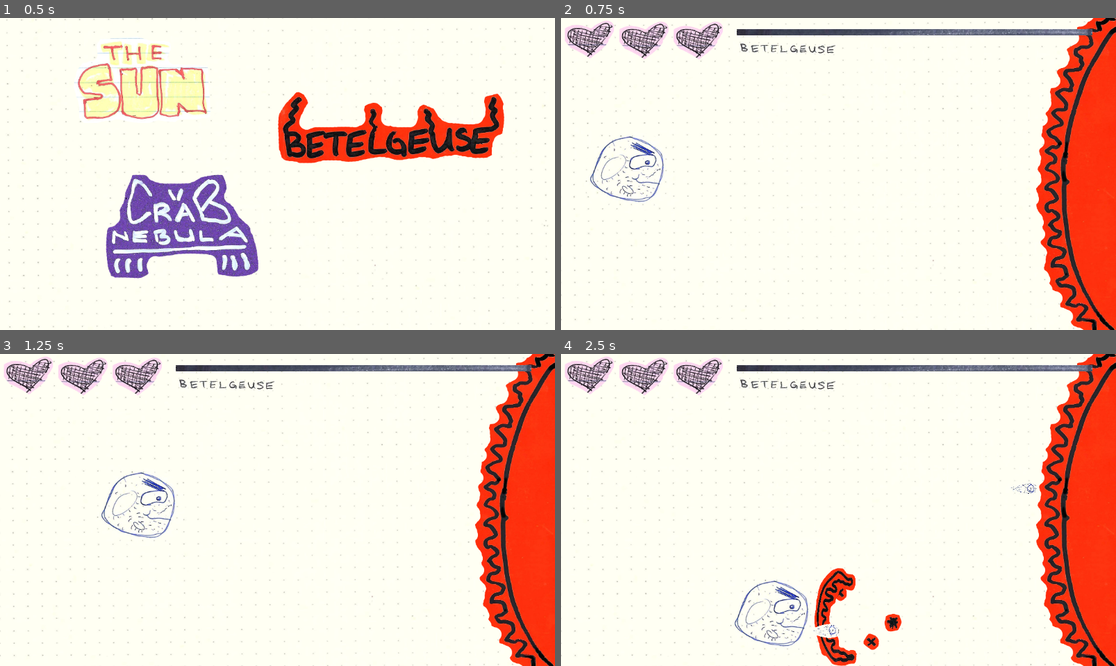
Above: before the commit, frames 1-4 (two rows, left to right).
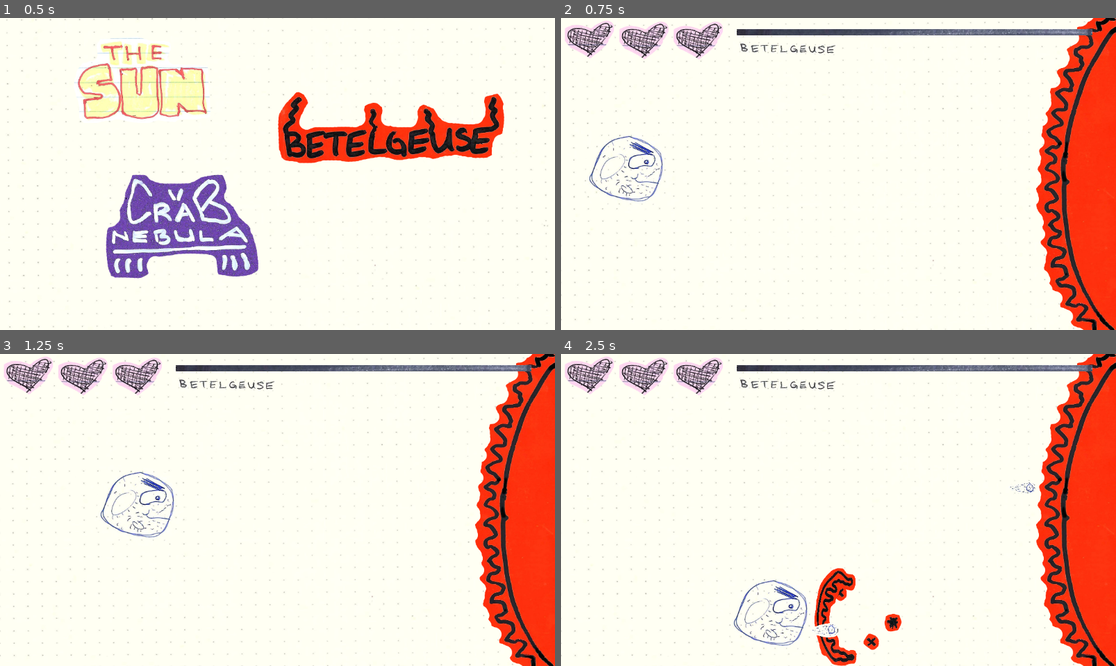
Above: after the commit, the same moments.

Repository: zirons1/Stargazing
Game: Godot game, scene res://scenes/menu.tscn
Same seed, same stepped clock (60 frames per second), same inputs: the game is played once before the commit and once after it. This scene is started directly instead of the project's main scene.
Inputs (mouse positions are in pixels of both pictures, inside the frame that each line leads up to):
- Up to frame 1 (0.5 s): no input
- Up to frame 2 (0.75 s): move the mouse to (960, 158) at 0.52 s; hold Right (player_right) from 0.53 s (still down); hold Space (space) from 0.53 s (still down); click (960, 158) at 0.67 s
- Up to frame 3 (1.25 s): keep holding Right (player_right); keep holding Space (space)
- Up to frame 4 (2.5 s): move the mouse to (727, 525) at 1.27 s; release Right (player_right) at 1.28 s; release Space (space) at 1.28 s; hold Down (player_down) 1.28-2.03 s; tap Space (space) at 1.35 s; move the mouse to (894, 441) at 2.02 s; hold Right (player_right) from 2.03 s (still down); hold Space (space) from 2.03 s (still down)

Frame 1 is identical in both runs. In frame 2, 0.7% of the frame differs, in the area x 4-21%, y 37-60%; in frame 3, 0.7%; in frame 4, 0.8%, in the area x 30-86%, y 41-95%.

Commit message:
Starting to transition to next level if win

Diff:
--- a/enemies/sun/sun.gd
+++ b/enemies/sun/sun.gd
@@ -1,5 +1,9 @@
 class_name Sun
 extends CharacterBody2D
+
+@onready var collision_shape_2d: CollisionShape2D = $CollisionShape2D
+@onready var collision_shape_2d2: CollisionShape2D = $Area2D/CollisionShape2D
+@onready var sun_block: AnimatedSprite2D = $SunBlock
 
 @onready var animated_sprite_2d: AnimatedSprite2D = $AnimatedSprite2D
 
@@ -7,9 +11,21 @@
 
 @export var health : int
 
+var disabled := false
+
 func _ready() -> void:
 	animated_sprite_2d.play("paper")
 
 func _on_area_2d_body_entered(body: Node2D) -> void:
+	if disabled:
+		return
+
 	#print("player_hit sun")
 	Events.player_hit.emit()
+
+func move() -> void:
+	disabled = true
+	sun_block.show()
+
+	var tween := create_tween()
+	tween.tween_property(self, "position", Vector2.LEFT * 1200, 2.0)
--- a/enemies/sun/sun.tscn
+++ b/enemies/sun/sun.tscn
@@ -1,10 +1,13 @@
-[gd_scene load_steps=9 format=3 uid="uid://dksi14b5vihqv"]
+[gd_scene load_steps=13 format=3 uid="uid://dksi14b5vihqv"]
 
 [ext_resource type="Texture2D" uid="uid://ckjnlrdr4qhbb" path="res://art/old/sun1.png" id="1_m2htp"]
 [ext_resource type="Script" path="res://enemies/sun/sun.gd" id="1_q0xt7"]
 [ext_resource type="Texture2D" uid="uid://bgvsmew55jdui" path="res://art/old/sun2.png" id="2_irfbv"]
 [ext_resource type="Texture2D" uid="uid://ctyqa7eo7m7xb" path="res://art/paper/sun1.png" id="4_8roo1"]
 [ext_resource type="Texture2D" uid="uid://dbkxfnchte4tr" path="res://art/paper/sun2.png" id="5_r3uy7"]
+[ext_resource type="Texture2D" uid="uid://dr5tpk54usr81" path="res://art/paper/sun_block.png" id="6_3cujo"]
+[ext_resource type="Texture2D" uid="uid://c0xiijviq2oy4" path="res://art/paper/sun_block2.png" id="7_0dhbx"]
+[ext_resource type="Script" path="res://enemies/sun/sun_block.gd" id="8_yhuru"]
 
 [sub_resource type="SpriteFrames" id="SpriteFrames_fep58"]
 animations = [{
@@ -32,10 +35,24 @@
 }]
 
 [sub_resource type="CircleShape2D" id="CircleShape2D_wcc2h"]
-radius = 365.0
+radius = 446.04
 
 [sub_resource type="CircleShape2D" id="CircleShape2D_kxaly"]
-radius = 364.012
+radius = 446.018
+
+[sub_resource type="SpriteFrames" id="SpriteFrames_2m1du"]
+animations = [{
+"frames": [{
+"duration": 1.0,
+"texture": ExtResource("6_3cujo")
+}, {
+"duration": 1.0,
+"texture": ExtResource("7_0dhbx")
+}],
+"loop": true,
+"name": &"default",
+"speed": 5.0
+}]
 
 [node name="Sun" type="CharacterBody2D"]
 collision_layer = 8
@@ -49,20 +66,34 @@
 [node name="AnimatedSprite2D" type="AnimatedSprite2D" parent="."]
 position = Vector2(1075, 321)
 rotation = 1.5708
-scale = Vector2(0.320908, 0.2802)
+scale = Vector2(0.374044, 0.2802)
 sprite_frames = SubResource("SpriteFrames_fep58")
 animation = &"paper"
 frame_progress = 0.862391
 
 [node name="CollisionShape2D" type="CollisionShape2D" parent="."]
-position = Vector2(1366, 323)
+position = Vector2(1448, 323)
 shape = SubResource("CircleShape2D_wcc2h")
 
 [node name="Area2D" type="Area2D" parent="."]
 collision_layer = 8
 
 [node name="CollisionShape2D" type="CollisionShape2D" parent="Area2D"]
-position = Vector2(1366, 323)
+position = Vector2(1448, 323)
 shape = SubResource("CircleShape2D_kxaly")
 
+[node name="SunBlock" type="AnimatedSprite2D" parent="."]
+position = Vector2(1474, 327)
+scale = Vector2(0.322074, 0.322074)
+sprite_frames = SubResource("SpriteFrames_2m1du")
+script = ExtResource("8_yhuru")
+
+[node name="AnimatedSprite2D2" type="AnimatedSprite2D" parent="SunBlock"]
+position = Vector2(1123.97, -9.31396)
+rotation = 4.71239
+scale = Vector2(1.16136, 0.869986)
+sprite_frames = SubResource("SpriteFrames_fep58")
+animation = &"paper"
+frame_progress = 0.862391
+
 [connection signal="body_entered" from="Area2D" to="." method="_on_area_2d_body_entered"]
--- /dev/null
+++ b/enemies/sun/sun_block.gd
@@ -0,0 +1,7 @@
+extends AnimatedSprite2D
+
+@onready var animated_sprite_2d_2: AnimatedSprite2D = $AnimatedSprite2D2
+
+func _ready() -> void:
+	play()
+	animated_sprite_2d_2.play()
--- a/events.gd
+++ b/events.gd
@@ -1,4 +1,16 @@
 extends Node
+
+const PLAYER_MAX_HEALTH := 3
+const PLAYER_START := Vector2(90, 300)
+
+var player_health = PLAYER_MAX_HEALTH
+var player_pos = PLAYER_START
+
+func reset_player_health() -> void:
+	player_health = PLAYER_MAX_HEALTH
+
+func reset_player_pos() -> void:
+	player_pos = PLAYER_START
 
 signal player_hit
 
--- a/levels/battle.gd
+++ b/levels/battle.gd
@@ -20,8 +20,10 @@
 	Events.health_zero.connect(game_over)
 	Events.star_dead.connect(victory)
 	stats_ui.set_enemy_max(sun.health)
-	stats_ui.set_health_sprite(0)
+	stats_ui.set_star_health_name(0)
+	stats_ui.player_health.set_health(Events.player_health)
 	sun.timer.timeout.connect(shoot_star)
+	player.position = Events.player_pos
 
 func shoot_star() -> void:
 	if stop:
@@ -95,6 +97,8 @@
 	stop = true
 	player.disabled = true
 	replay.show()
+	Events.reset_player_health()
+	Events.reset_player_pos()
 
 	for attack in get_tree().get_nodes_in_group("attacks"):
 		attack.queue_free()
@@ -104,10 +108,9 @@
 	stop = true
 	player.disabled = true
 	replay.show()
+	Events.player_pos = player.position
 
 	for attack in get_tree().get_nodes_in_group("attacks"):
 		attack.queue_free()
 
-func win_animation() -> void:
-	sun.scale *= 1.2
-	sun_block.show()
+	sun.move()
--- a/levels/battle.tscn
+++ b/levels/battle.tscn
@@ -7,19 +7,7 @@
 [ext_resource type="PackedScene" uid="uid://b1yc1xt8x0lai" path="res://ui/background.tscn" id="4_b1lsa"]
 [ext_resource type="PackedScene" uid="uid://bfekoufulm8oc" path="res://ui/stats_ui.tscn" id="7_y8y0n"]
 [ext_resource type="PackedScene" uid="uid://i80tol53jjq0" path="res://ui/replay.tscn" id="8_fb05r"]
-[ext_resource type="Texture2D" uid="uid://dr5tpk54usr81" path="res://art/paper/sun_block.png" id="9_w2wrh"]
 [ext_resource type="PackedScene" uid="uid://dksi14b5vihqv" path="res://enemies/sun/sun.tscn" id="10_r1il5"]
-
-[sub_resource type="SpriteFrames" id="SpriteFrames_1hj7g"]
-animations = [{
-"frames": [{
-"duration": 1.0,
-"texture": ExtResource("9_w2wrh")
-}],
-"loop": true,
-"name": &"default",
-"speed": 5.0
-}]
 
 [node name="Battle" type="Node2D"]
 script = ExtResource("1_m0edu")
@@ -31,6 +19,7 @@
 scale = Vector2(0.501447, 0.431613)
 
 [node name="Sun" parent="." instance=ExtResource("10_r1il5")]
+health = 5
 
 [node name="Player" parent="." instance=ExtResource("1_b1kuy")]
 position = Vector2(92, 301)
@@ -41,9 +30,3 @@
 
 [node name="Replay" parent="." instance=ExtResource("8_fb05r")]
 visible = false
-
-[node name="SunBlock" type="AnimatedSprite2D" parent="."]
-visible = false
-position = Vector2(1761, 315)
-scale = Vector2(0.322074, 0.322074)
-sprite_frames = SubResource("SpriteFrames_1hj7g")
--- a/levels/betel_battle.gd
+++ b/levels/betel_battle.gd
@@ -31,8 +31,10 @@
 	Events.health_zero.connect(game_over)
 	Events.star_dead.connect(victory)
 	stats_ui.set_enemy_max(betelgeuse.health)
-	stats_ui.set_health_sprite(1)
+	stats_ui.set_star_health_name(1)
+	stats_ui.player_health.set_health(Events.player_health)
 	solar_flare_timer.timeout.connect(shoot_star)
+	player.position = Events.player_pos
 
 func shoot_star() -> void:
 	if stop:
@@ -79,6 +81,8 @@
 	stop = true
 	player.disabled = true
 	replay.show()
+	Events.reset_player_health()
+	Events.reset_player_pos()
 
 	for attack in get_tree().get_nodes_in_group("attacks"):
 		attack.queue_free()
@@ -88,6 +92,7 @@
 	stop = true
 	player.disabled = true
 	replay.show()
+	Events.player_pos = player.position
 
 	for attack in get_tree().get_nodes_in_group("attacks"):
 		attack.queue_free()
--- a/levels/crab_battle.gd
+++ b/levels/crab_battle.gd
@@ -24,8 +24,10 @@
 	Events.health_zero.connect(game_over)
 	Events.star_dead.connect(victory)
 	stats_ui.set_enemy_max(crab_pulsar.health)
-	stats_ui.set_health_sprite(2)
+	stats_ui.set_star_health_name(1)
+	stats_ui.player_health.set_health(Events.player_health)
 	timer.timeout.connect(pulsar)
+	player.position = Events.player_pos
 
 func pulsar() -> void:
 	if stop:
@@ -58,6 +60,8 @@
 	stop = true
 	player.disabled = true
 	replay.show()
+	Events.reset_player_health()
+	Events.reset_player_pos()
 
 	for attack in get_tree().get_nodes_in_group("attacks"):
 		attack.queue_free()
@@ -67,6 +71,7 @@
 	stop = true
 	player.disabled = true
 	replay.show()
+	Events.player_pos = player.position
 
 	for attack in get_tree().get_nodes_in_group("attacks"):
 		attack.queue_free()
--- a/levels/crab_battle.tscn
+++ b/levels/crab_battle.tscn
@@ -19,7 +19,7 @@
 scale = Vector2(0.501447, 0.431613)
 
 [node name="CrabPulsar" parent="." instance=ExtResource("2_n16mm")]
-health = 275
+health = 250
 
 [node name="Player" parent="." instance=ExtResource("3_sxce4")]
 position = Vector2(92, 301)
--- a/ui/health_bar.gd
+++ b/ui/health_bar.gd
@@ -5,17 +5,38 @@
 @onready var heart_2: AnimatedSprite2D = $Heart2
 @onready var heart_3: AnimatedSprite2D = $Heart3
 
-@export var heart_anim : String = "default_paper"
+@export var full_anim : String = "default_paper"
+@export var empty_anim : String = "empty_paper"
 
-var h1 : bool = true
-var h2 : bool = true
-var h3 : bool = true
+var h1 : bool = true :
+	set(val):
+		if val:
+			heart_1.play(full_anim)
+		else:
+			heart_1.play(empty_anim)
+		h1 = val
+
+var h2 : bool = true :
+	set(val):
+		if val:
+			heart_2.play(full_anim)
+		else:
+			heart_2.play(empty_anim)
+		h2 = val
+
+var h3 : bool = true :
+	set(val):
+		if val:
+			heart_3.play(full_anim)
+		else:
+			heart_3.play(empty_anim)
+		h3 = val
 
 func _ready() -> void:
 	Events.player_hit.connect(_on_player_hit)
-	heart_1.play(heart_anim)
-	heart_2.play(heart_anim)
-	heart_3.play(heart_anim)
+	heart_1.play(full_anim)
+	heart_2.play(full_anim)
+	heart_3.play(full_anim)
 
 func set_health(health : int) -> void:
 	if health > 3:
@@ -37,12 +58,11 @@
 		h1 = true
 
 func _on_player_hit() -> void:
+	Events.player_health -= 1
 	if h3:
-		heart_3.play("empty_paper")
 		h3 = false
 	elif h2:
-		heart_2.play("empty_paper")
 		h2 = false
 	elif h1:
-		heart_1.play("empty_paper")
+		h1 = false
 		Events.health_zero.emit()
--- a/ui/stats_ui.gd
+++ b/ui/stats_ui.gd
@@ -17,7 +17,7 @@
 	enemy_health.max_health = max
 	enemy_health.reset_to_max()
 
-func set_health_sprite(star : int) -> void:
+func set_star_health_name(star : int) -> void:
 	if curr:
 		curr.stop()
 		curr.hide()
Binary file changed: art/paper/sun_block.png
Binary file added: art/paper/sun_block2.png
Not shown: 1 places in levels/battle.tscn that only renumber resources
